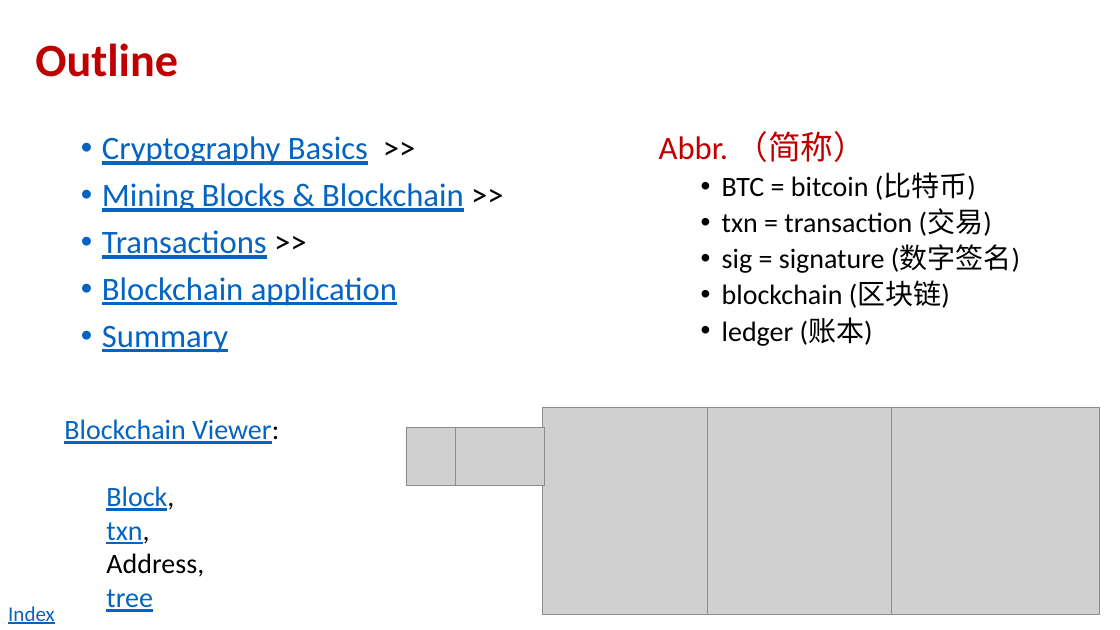
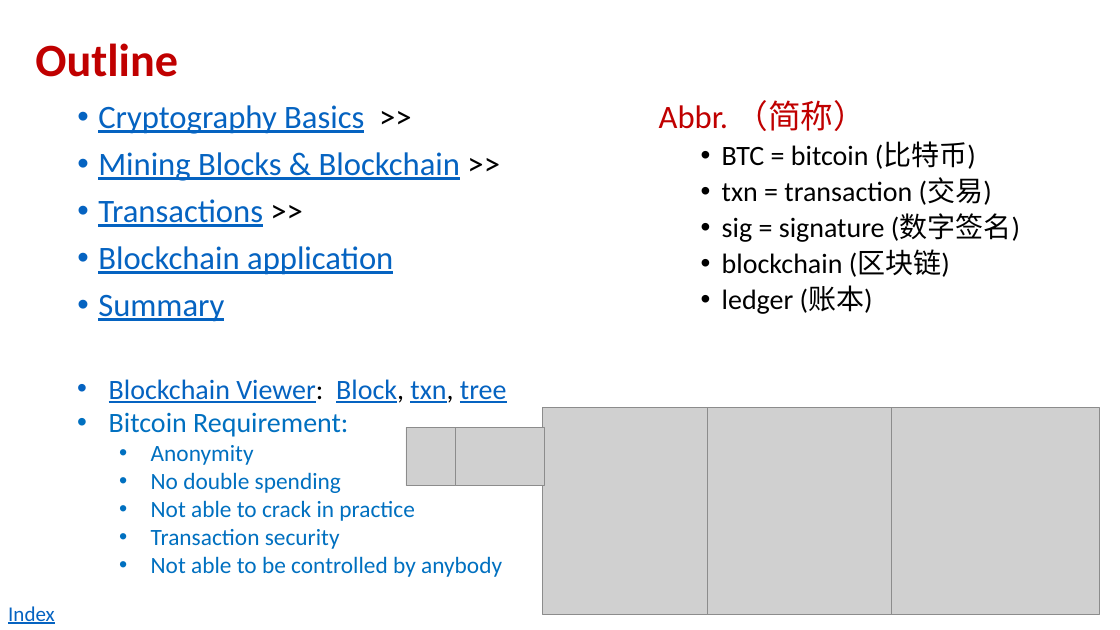
Before and after one commit to andyplusplus/blockchain, a slide deck: slide 6 of how_bitcoin_works/home.pptx. Drawn at 1120x630 pixels with LibreOffice and Linux fonts; fonts in the diff are those of the drawing; grey boxes stand for pictures. Boxes give left, top, right and bottom in pixels: in the first picture for what was removed or moved away, otherwise in the second. Text is boxed around its words. In the diff, an @@ line names an element or a change of style, - is before the commit and + after.

```diff
--- a/how_bitcoin_works/home.pptx
+++ b/how_bitcoin_works/home.pptx
@@ text "Cryptography Basics >>": place and size @@
-text "Cryptography Basics >>" at box(102, 136, 463, 353)
+text "Cryptography Basics >>" at box(98, 105, 460, 322)
@@ text "Abbr. （简称）": place and size @@
-text "Abbr. （简称）" at box(659, 131, 1020, 346)
+text "Abbr. （简称）" at box(659, 100, 1020, 314)
@@ text at box(109, 379, 507, 577): text changed; size 24 to 20 pt; text colour #0563C1 to #0070C0 @@
-Blockchain Viewer:
-  Block,
-  txn,
-  Address,
-  tree
+• Blockchain Viewer: Block, txn, tree
+• Bitcoin Requirement:
+  • Anonymity
+  • No double spending
+  • Not able to crack in practice
+  • Transaction security
+  • Not able to be controlled by anybody
```
Also in this commit, not shown: 3 slides added, 6 other files.
